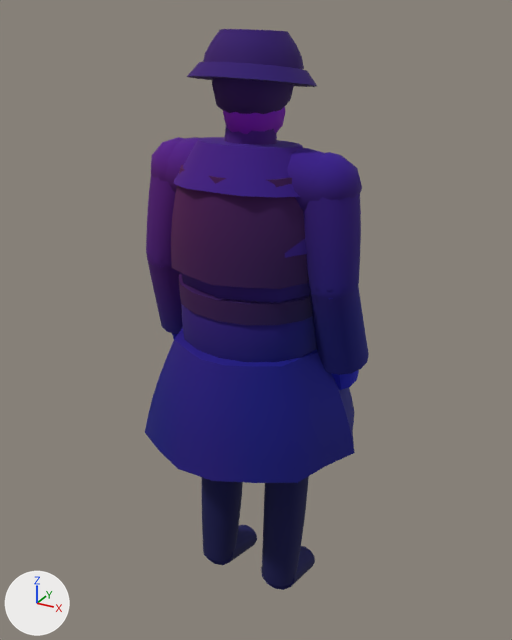
Two versions of the glTF model assets/kit/skel_sexton.glb, one commit apart.
Both versions are drawn from a 50 mm lens placed at (0.923, -1.648, 1.811), pointed at (-0.006, 0.04, 0.967). Lighting does not change. The marker at lower left points along +X, +Y and +Z. The first picture is the older version. Vertices at exactly the same position are counted once.

In view in the first picture: 'sexton'.
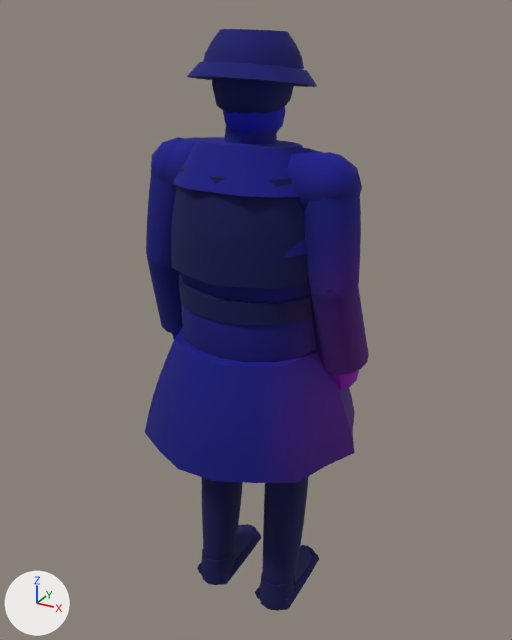
Patch to the scene script:
```diff
--- a/assets/kit/skel_sexton.glb.py
+++ b/assets/kit/skel_sexton.glb.py
@@ me_sexton @@
 # used by ob_sexton; location = (0.0, 0.0, 0.0)
-me_sexton.from_pydata(...)  # 2404 vertices, 4576 faces; spans x -0.35..0.34, y -0.31..0.31, z -0.01..1.77
+me_sexton.from_pydata(...)  # 2656 vertices, 5056 faces; spans x -0.35..0.34, y -0.31..0.31, z -0.01..1.77
+# me_sexton part 1: the loose piece of 48 vertices spanning x -0.18..-0.06, y -0.05..0.17, z -0.01..0.15 is copied, and the copy is multiplied about its middle by the matrix ((1.089, 0.0, -0.011), (-0.001, 1.127, -0.464), (0.004, 0.266, 0.691)), then moved by (0.0, -0.01, -0.04); it spans x -0.18..-0.05, y -0.07..0.18, z -0.01..0.07
+# me_sexton part 2: the loose piece of 48 vertices spanning x 0.05..0.18, y -0.05..0.17, z -0.01..0.15 is copied, and the copy is multiplied about its middle by the matrix ((1.095, 0.001, -0.016), (-0.002, 1.128, -0.466), (-0.002, 0.266, 0.691)), then moved by (0.0, -0.01, -0.04); it spans x 0.05..0.18, y -0.07..0.18, z -0.01..0.07
+# me_sexton part 3: a new loose piece of 36 vertices spanning x 0.06..0.17, y -0.1..0.04, z 0.01..0.11, in mat_m_leather
+# me_sexton part 4: 20 vertices moved from x -0.13..0.17, y -0.06..0.08, z 0.07..0.53 to x -0.13..0.17, y -0.06..0.09, z 0.07..0.53; 93 vertices removed from x -0.18..0.18, y -0.05..0.17, z -0.01..0.15; 117 vertices added at x -0.17..0.17, y -0.1..0.04, z 0.01..0.15
+# me_sexton part 5: 3398 kept faces spanning x -0.35..0.34, y -0.31..0.31, z 0.41..1.77 get new vertex colours
+# other edits to the shape of me_sexton do not show in these pictures
 me_sexton.materials.append(mat_m_robe)
```

Location of each change, [x1, y1, x2, y2] in pixels of the pictures (512 x 640 px; the box of a moved part takes in the faces that stretch with it):
'sexton', reshaped
    before: [145, 29, 369, 590]
    after: [145, 29, 369, 611]
part 1 of me_sexton, added
    after: [197, 525, 261, 585]
part 2 of me_sexton, added
    after: [255, 546, 319, 610]
part 3 of me_sexton, added (blue)
    after: [260, 573, 295, 611]
part 4 of me_sexton, moved or reshaped
    before: [203, 478, 315, 590]
    after: [202, 477, 296, 586]
part 5 of me_sexton, recoloured
    both: [146, 29, 369, 483]
